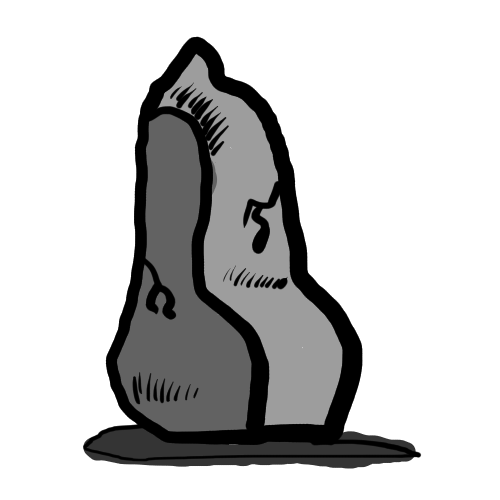
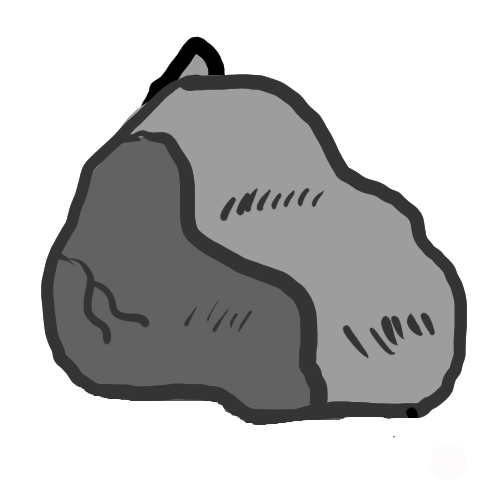
Layered file, before and after one edit (500×500). Changes by layer:
removed layer "Warstwa 4" over [83,74,422,462]
painted on "Warstwa 3" over [41,74,467,480]
